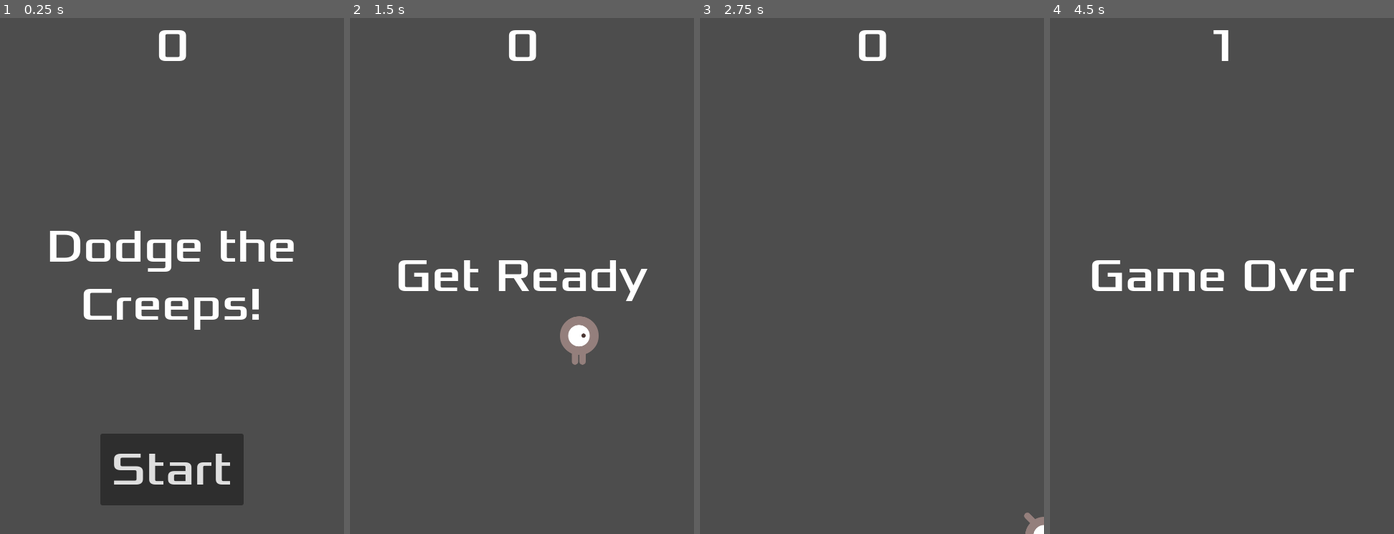
Above: before the commit, frames 1-4 (left to right).
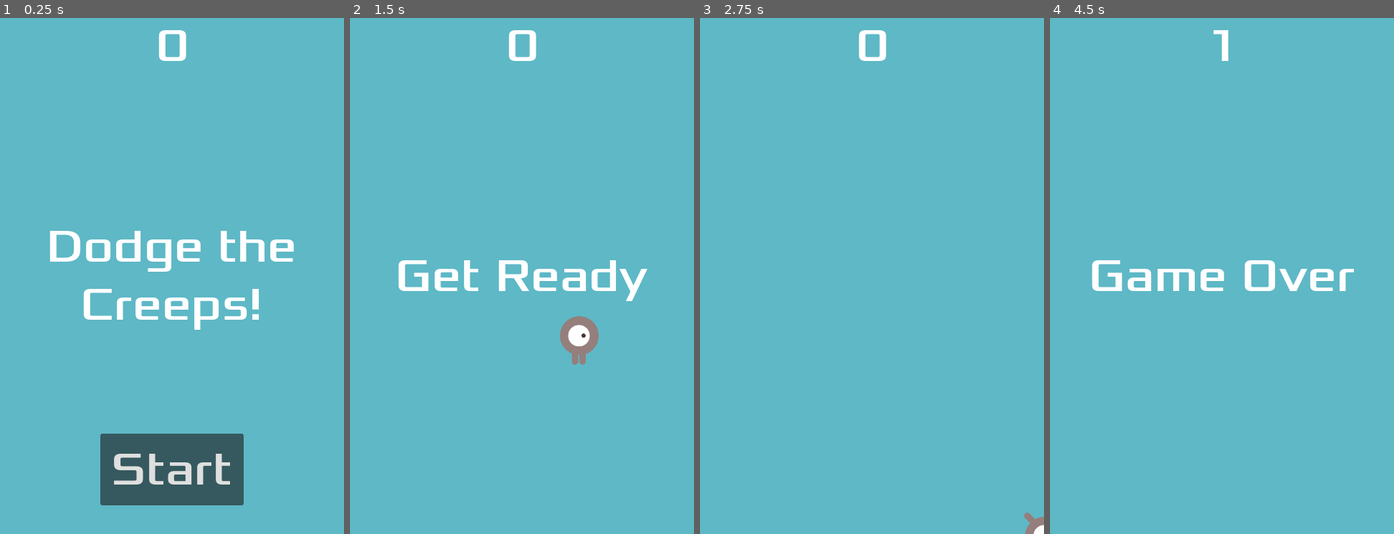
Above: after the commit, the same moments.

Repository: boriskzd/Dodge-The-Creeps
Game: Godot game, scene res://main.tscn
Two runs of this game, one before a commit and one after it. Both use one fixed random seed, a clock stepped at 60 frames per second and the inputs below.
Inputs:
- Up to frame 1 (0.25 s): no input
- Up to frame 2 (1.5 s): click "Start" at 0.5 s; tap Enter at 1.25 s; hold Right (move_right) from 1.28 s (still down)
- Up to frame 3 (2.75 s): release Right (move_right) at 2.03 s; hold Down (move_down) from 2.03 s (still down)
- Up to frame 4 (4.5 s): release Down (move_down) at 2.78 s; hold Right (move_right) 2.78-3.53 s; hold Up (move_up) 3.53-4.28 s; hold Left (move_left) from 4.28 s (still down)

The runs differ from the first frame. In frame 1, 96% of the frame differs, in the area x 0-100%, y 0-100%; in frame 2, 97%; in frame 3, 100%; in frame 4, 98%.

Commit message:
add background image

Diff:
--- a/main.tscn
+++ b/main.tscn
@@ -14,6 +14,14 @@
 [node name="Main" type="Node"]
 script = ExtResource("1_0noq4")
 mob_scene = ExtResource("2_pyevl")
+
+[node name="ColorRect" type="ColorRect" parent="."]
+anchors_preset = 15
+anchor_right = 1.0
+anchor_bottom = 1.0
+grow_horizontal = 2
+grow_vertical = 2
+color = Color(0.368627, 0.721569, 0.776471, 1)
 
 [node name="Player" parent="." instance=ExtResource("1_2b0rx")]
 
